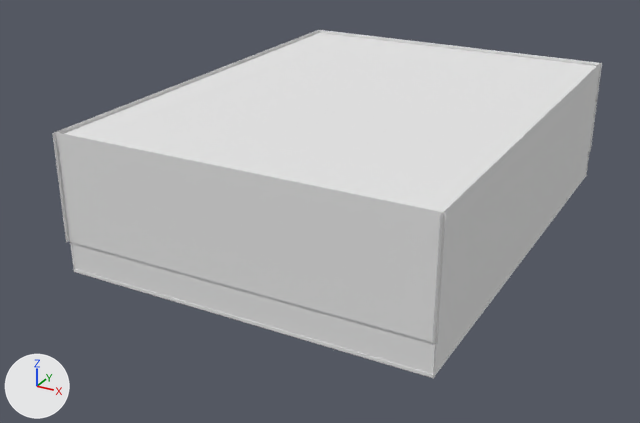
The Blender file data/environments/bielefeld/bielefeld.blend: old version first, new version second.
One viewpoint serves both versions: a 50 mm camera at (6.38, -15.14, 7.25) aimed at (-1.29, -1.19, 0.28). Lighting does not change. The marker at lower left points along +X, +Y and +Z.

Before the edit, the objects in view are built like this:
```python
ob_cube = bpy.data.objects.new('Cube', me_cube_001)
ob_cube.location = (-0.75, -0.5, 0.0)
ob_cube.rotation_euler = (0.0, 0.0, 1.571)  # degrees (0, 0, 90)
ob_cube.scale = (4.5, 3.4, 0.0263)
ob_plane = bpy.data.objects.new('Plane', me_plane_005)
ob_plane.location = (2.65, -0.51, 1.0)
ob_plane.rotation_euler = (-1.571, 0.0, 1.571)  # degrees (-90, 0, 90)
ob_plane.scale = (4.5, 1.0, 1.0)
ob_plane_001 = bpy.data.objects.new('Plane.001', me_plane_002)
ob_plane_001.location = (-4.15, -0.51, 0.99)
ob_plane_001.rotation_euler = (1.571, 0.0, 1.571)  # degrees (90, 0, 90)
ob_plane_001.scale = (-4.49, 1.0, 1.0)
ob_plane_003 = bpy.data.objects.new('Plane.003', me_plane_004)
ob_plane_003.location = (-0.76, -4.99, 0.97)
ob_plane_003.rotation_euler = (1.571, 0.0, 3.142)  # degrees (90, 0, 180)
ob_plane_003.scale = (-3.42, 1.01, 1.0)
ob_plane_004 = bpy.data.objects.new('Plane.004', me_plane_007)
ob_plane_004.location = (-0.76, -5.01, 1.56)
ob_plane_004.rotation_euler = (1.571, 0.0, 3.142)  # degrees (90, 0, 180)
ob_plane_004.scale = (-3.45, 1.0, 1.0)
ob_plane_005 = bpy.data.objects.new('Plane.005', me_plane_000)
ob_plane_005.location = (-0.76, 4.0, 1.56)
ob_plane_005.rotation_euler = (1.571, 0.0, 0.0)  # degrees (90, 0, 0)
ob_plane_005.scale = (-3.45, 1.0, 1.0)
ob_plane_006 = bpy.data.objects.new('Plane.006', me_plane_001)
ob_plane_006.location = (-4.18, -0.53, 1.56)
ob_plane_006.rotation_euler = (1.571, 0.0, 1.571)  # degrees (90, 0, 90)
ob_plane_006.scale = (-4.54, 1.0, 1.0)
ob_plane_007 = bpy.data.objects.new('Plane.007', me_plane_003)
ob_plane_007.location = (2.65, -0.53, 1.56)
ob_plane_007.rotation_euler = (1.571, 0.0, 4.712)  # degrees (90, 0, 270)
ob_plane_007.scale = (-4.58, 1.0, 1.0)
ob_plane_008 = bpy.data.objects.new('Plane.008', me_plane)
ob_plane_008.location = (-0.76, -0.45, 2.5)
ob_plane_008.rotation_euler = (3.142, 0.0, 3.142)  # degrees (180, 0, 180)
ob_plane_008.scale = (3.4, 4.43, 1.0)
```
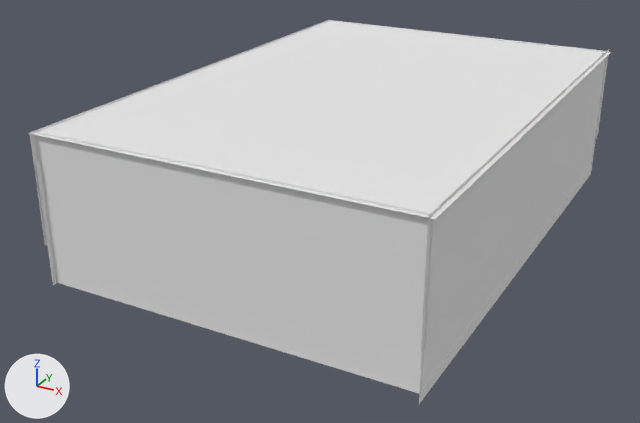
Boxes (x1, y1, x2, y2) around the edits, measured in the pictures (640 x 423 px):
'Plane.008', moved, rescaled (9% wider, 11% taller)
    before: (64, 33, 597, 212)
    after: (29, 21, 611, 219)
'Plane.004', moved
    before: (55, 132, 446, 344)
    after: (34, 131, 434, 349)
'Plane.007', moved, rescaled (12% wider, 7% taller)
    before: (433, 64, 600, 345)
    after: (421, 49, 609, 351)
'Plane.003', moved, rescaled (9% taller)
    before: (70, 242, 436, 378)
    after: (51, 244, 424, 392)
'Plane', moved, rescaled (13% wider, 20% taller)
    before: (433, 154, 588, 374)
    after: (419, 139, 595, 404)
'Cube', moved, rescaled (11% taller)
    before: (74, 175, 586, 378)
    after: (56, 168, 591, 394)
'Plane.006', moved, rescaled (13% wider, 6% taller)
    before: (52, 30, 319, 243)
    after: (30, 19, 331, 245)
'Plane.005', moved
    before: (319, 30, 602, 152)
    after: (328, 20, 608, 139)
'Plane.001', rescaled (not visible before)
    after: (36, 161, 57, 285)
'Plane.002', moved
    before: (586, 93, 597, 176)
    after: (591, 74, 604, 170)

Edits to the bpy script that builds the scene:
```text
Change ob_plane_008:
    ob_plane_008.location: (-0.76, -0.45, 2.5) -> (-0.76, -0.47, 2.68)
    ob_plane_008.scale: (3.4, 4.43, 1.0) -> (3.49, 5.05, 1.0)
Change ob_plane:
    ob_plane.location: (2.65, -0.51, 1.0) -> (2.65, -0.47, 1.02)
    ob_plane.scale: (4.5, 1.0, 1.0) -> (5.03, 1.19, 1.0)
Change ob_plane_001:
    ob_plane_001.scale: (-4.49, 1.0, 1.0) -> (-5.07, 1.13, 1.0)
Change ob_cube:
    ob_cube.location: (-0.75, -0.5, 0.0) -> (-0.75, -0.45, 0.0)
    ob_cube.scale: (4.5, 3.4, 0.0263) -> (5.0, 3.4, 0.0263)
Change ob_plane_003:
    ob_plane_003.location: (-0.76, -4.99, 0.97) -> (-0.76, -5.45, 1.1)
    ob_plane_003.scale: (-3.42, 1.01, 1.0) -> (-3.42, 1.1, 1.0)
Change ob_plane_007:
    ob_plane_007.location: (2.65, -0.53, 1.56) -> (2.65, -0.39, 1.73)
    ob_plane_007.scale: (-4.58, 1.0, 1.0) -> (-5.15, 1.0, 1.0)
Change ob_plane_006:
    ob_plane_006.location: (-4.18, -0.53, 1.56) -> (-4.18, -0.47, 1.71)
    ob_plane_006.scale: (-4.54, 1.0, 1.0) -> (-5.09, 1.0, 1.0)
Change ob_plane_005:
    ob_plane_005.location: (-0.76, 4.0, 1.56) -> (-0.76, 4.5, 1.72)
Change ob_plane_004:
    ob_plane_004.location: (-0.76, -5.01, 1.56) -> (-0.76, -5.45, 1.72)
Change ob_plane_002:
    ob_plane_002.location: (-0.76, 3.99, 0.97) -> (-0.76, 4.49, 1.09)
```
